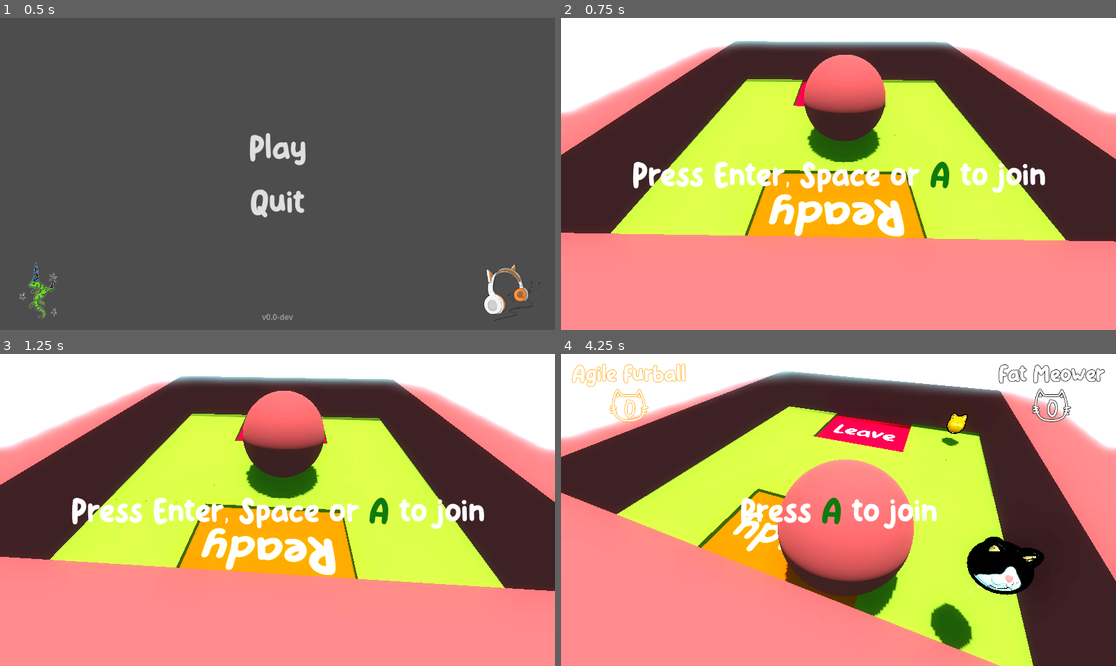
Above: before the commit, frames 1-4 (two rows, left to right).
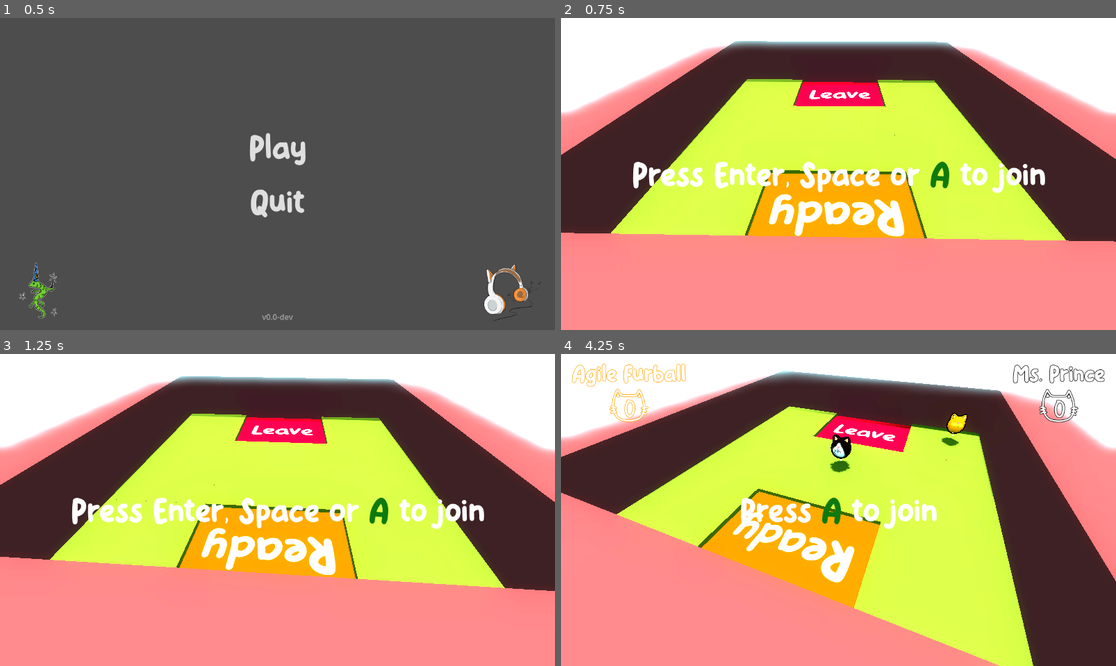
Above: after the commit, the same moments.

Repository: HedgeLizards/ggj24
Game: Godot game, scene res://scenes/start.tscn
Two runs of this game, one before a commit and one after it. Both use one fixed random seed, a clock stepped at 60 frames per second and the inputs below. Sound files missing from this copy of the repository are replaced by a short silence.
Inputs (mouse positions are in pixels of both pictures, inside the frame that each line leads up to):
- Up to frame 1 (0.5 s): no input
- Up to frame 2 (0.75 s): click "Play" at 0.5 s
- Up to frame 3 (1.25 s): no input
- Up to frame 4 (4.25 s): tap Enter (join_1) at 1.25, 2.1 s; move the mouse to (960, 494) at 1.27 s; tap Space (join_0) at 1.35, 3.5, 3.6 s; move the mouse to (727, 525) at 2.02 s; move the mouse to (894, 441) at 2.77 s; tap M at 2.85 s; move the mouse to (810, 572) at 3.52 s

Frame 1 is identical in both runs. In frame 2, 4.2% of the frame differs, in the area x 43-59%, y 11-47%; in frame 3, 4.2%; in frame 4, 12%, in the area x 39-98%, y 3-96%.

Commit message:
more levels

Diff:
--- a/code/main.gd
+++ b/code/main.gd
@@ -11,10 +11,10 @@
 var Splash = preload("res://scenes/Splash.tscn")
 
 var levels = [
-	#preload("res://scenes/levels/dont_fall.tscn"),
-	#preload("res://scenes/levels/disco.tscn"),
-	#preload("res://scenes/levels/pushover.tscn"),
-	#preload("res://scenes/levels/cataloguenip.tscn"),
+	preload("res://scenes/levels/dont_fall.tscn"),
+	preload("res://scenes/levels/disco.tscn"),
+	preload("res://scenes/levels/pushover.tscn"),
+	preload("res://scenes/levels/cataloguenip.tscn"),
 	preload("res://scenes/levels/theball.tscn")
 ]
 
--- a/scenes/levels/lobby.tscn
+++ b/scenes/levels/lobby.tscn
@@ -1,11 +1,10 @@
-[gd_scene load_steps=11 format=3 uid="uid://cie6lckxrpqvu"]
+[gd_scene load_steps=10 format=3 uid="uid://cie6lckxrpqvu"]
 
 [ext_resource type="PackedScene" uid="uid://bulwrisqfjkqe" path="res://scenes/ground.tscn" id="1_fuhqo"]
 [ext_resource type="Script" path="res://code/lobby.gd" id="1_uqge3"]
 [ext_resource type="QuadMesh" uid="uid://d3mtsfy8brl2c" path="res://art/Textures/Levelcolors/select.tres" id="2_f7twx"]
 [ext_resource type="PackedScene" uid="uid://cnv26p3l18vqd" path="res://scenes/wall.tscn" id="2_smbfl"]
 [ext_resource type="FontFile" uid="uid://d322quqpvquoi" path="res://fonts/KiddosyfreeRegular-GOEag.otf" id="3_bxpwo"]
-[ext_resource type="PackedScene" uid="uid://dgm6a1a6y5gox" path="res://scenes/toybox/ball.tscn" id="6_l3qra"]
 
 [sub_resource type="BoxShape3D" id="BoxShape3D_fy3gt"]
 size = Vector3(32, 2, 32)
@@ -143,8 +142,5 @@
 [node name="Ground8" parent="." instance=ExtResource("1_fuhqo")]
 transform = Transform3D(2, 0, 0, 0, 2, 0, 0, 0, 2, -32, 0, 32)
 
-[node name="Ball" parent="." instance=ExtResource("6_l3qra")]
-transform = Transform3D(1, 0, 0, 0, 1, 0, 0, 0, 1, 1.53405, 12, 1.117)
-
 [connection signal="body_entered" from="Ready/ReadyArea" to="." method="_on_ready_area_body_entered"]
 [connection signal="body_entered" from="Leave/LeaveArea" to="." method="_on_leave_area_body_entered"]
